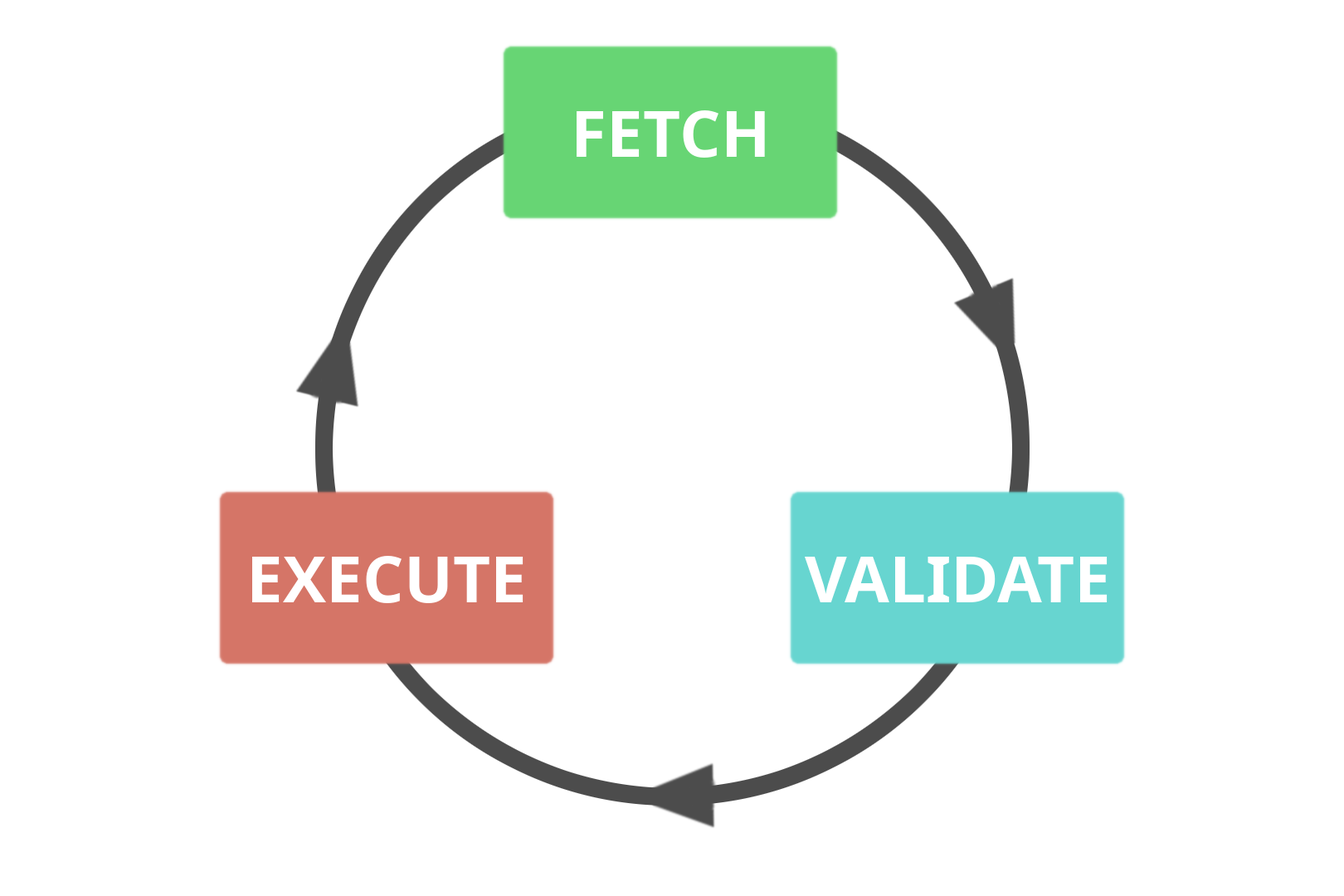
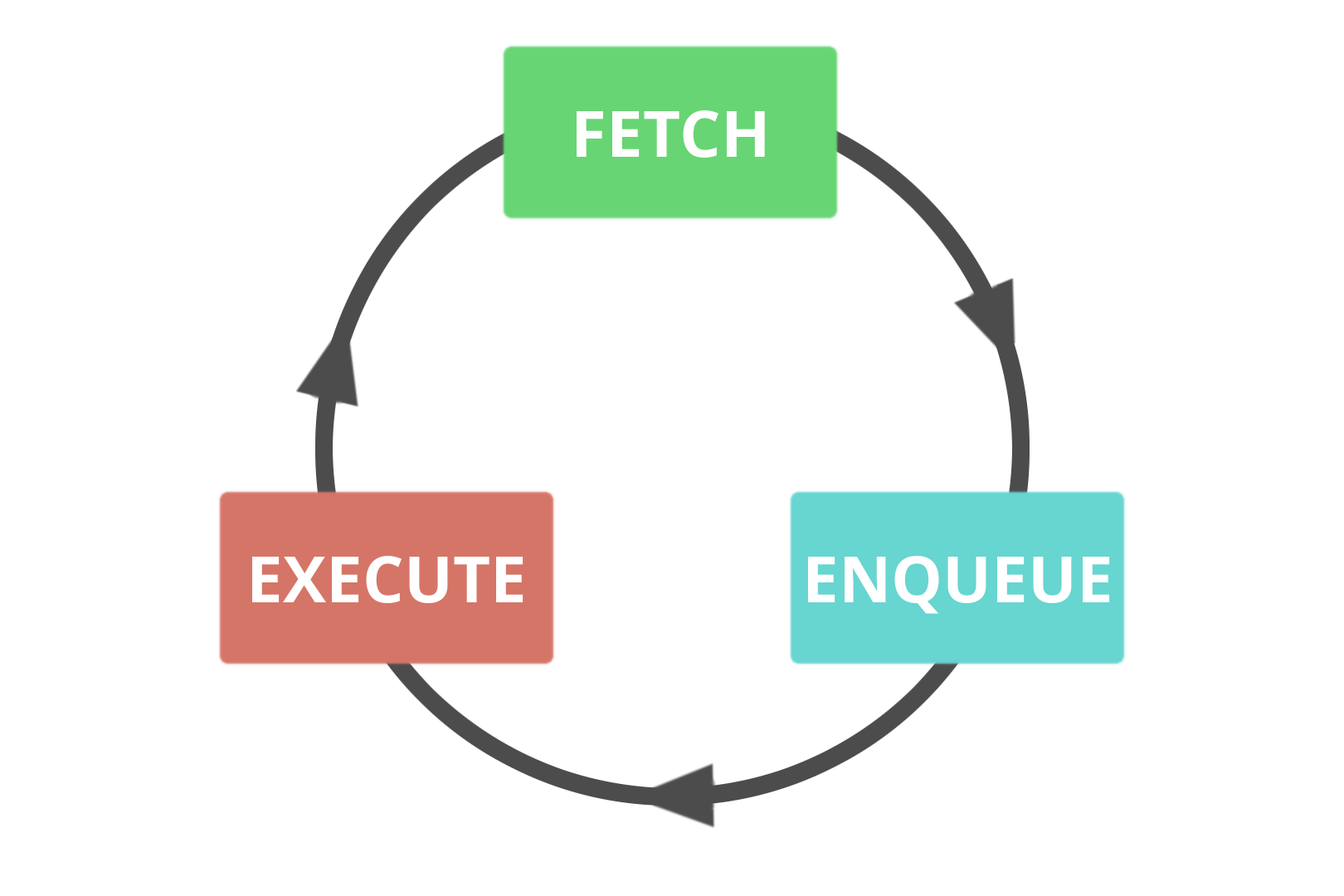
Layer changes from the first 1344 x 896 image to the second:
renamed "VALIDATE" to "ENQUEUE", painted on it over 804, 555, 1110, 614
